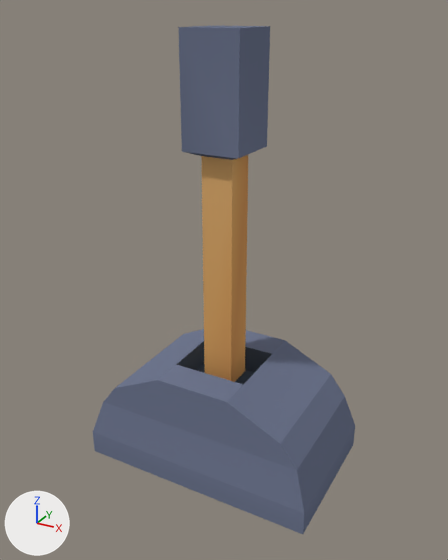
An edit to the Blender file ExternalAssets/Blender/Switch01.blend, drawn before and after from the same camera.
The view is the same before and after, from a 50 mm camera at (0.544, -0.994, 0.909) aimed at (0.003, -0.01, 0.417). Arrows for +X, +Y and +Z are at lower left; the lights stay in place.

The older version as bpy lines, for what is in view:
```python
mat_palette = diffuse_material('Palette')
mat_palette.texture = img_aap_64_1x_png
mat_palette.roughness = 0.5
mat_palette64 = diffuse_material('Palette64')
mat_palette64.texture = img_aap_64_1x_png
me_cube_001 = bpy.data.meshes.new('Cube.001')
me_cube_001.from_pydata(...)  # 56 vertices, 54 faces; spans x -0.25..0.25, y -0.15..0.15, z 0.0..0.231
me_cube_001.materials.append(mat_palette)  # picture img_aap_64_1x_png
me_cube_002 = bpy.data.meshes.new('Cube.002')
me_cube_002.from_pydata(...)  # 16 vertices, 14 faces; spans x -0.057..0.057, y -0.057..0.057, z 0.0..0.686
me_cube_002.materials.append(mat_palette64)  # picture img_aap_64_1x_png
ob_cube = bpy.data.objects.new('Cube', me_cube_001)
ob_cube.location = (0.0, 0.0, 0.0)
ob_cube_001 = bpy.data.objects.new('Cube.001', me_cube_002)
ob_cube_001.location = (0.0, 0.0, 0.193)
```
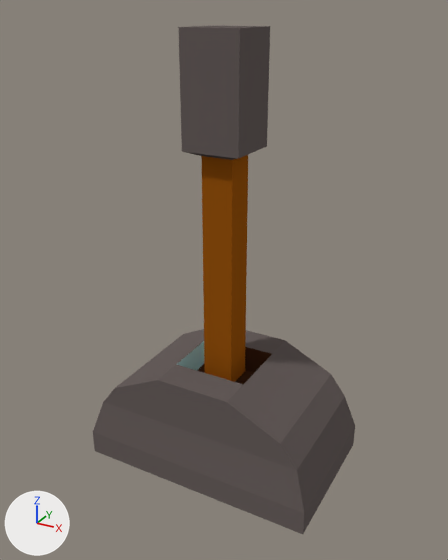
Edits to the bpy script that builds the scene:
```text
Add img_palette64_png:
    img_palette64_png = load_image('Palette64.png', '../../Assets/Textures/Palette64.png', 256, 256, 'sRGB')
Change mat_palette:
    mat_palette.texture: img_aap_64_1x_png -> img_palette64_png
Change mat_palette64:
    mat_palette64.texture: img_aap_64_1x_png -> img_palette64_png
Change me_cube_001:
    where me_cube_001.from_pydata(...)  # 56 vertices, 54 faces; spans x -0.25..0.25, y -0.15..0.15, z 0.0..0.231
    used by ob_cube; location = (0.0, 0.0, 0.0)
    me_cube_001 part 1: texture (UV) coordinates of 46 of 54 faces, centred in x -0.25..0.25, y -0.15..0.15, z 0.0..0.231, changed; they spanned u 0.63..0.64, v 0.24..0.76 and now span u 0.81..0.82, v 0.18..0.22
Change me_cube_002:
    where me_cube_002.from_pydata(...)  # 16 vertices, 14 faces; spans x -0.057..0.057, y -0.057..0.057, z 0.0..0.686
    used by ob_cube_001; location = (0.0, 0.0, 0.193)
    me_cube_002 part 2: texture (UV) coordinates of 14 of 14 faces, centred in x -0.057..0.057, y -0.057..0.057, z 0.0..0.686, changed; they spanned u 0.55..0.64, v 0.14..0.8 and now span u 0.79..0.82, v 0.17..0.57
```

Changed parts and their boxes [x1, y1, x2, y2] in the pictures (448 x 560 px):
'Cube', surface changed (blue to grey): [93, 329, 355, 534] in both
'Cube.001', surface changed: [178, 26, 270, 382] in both
